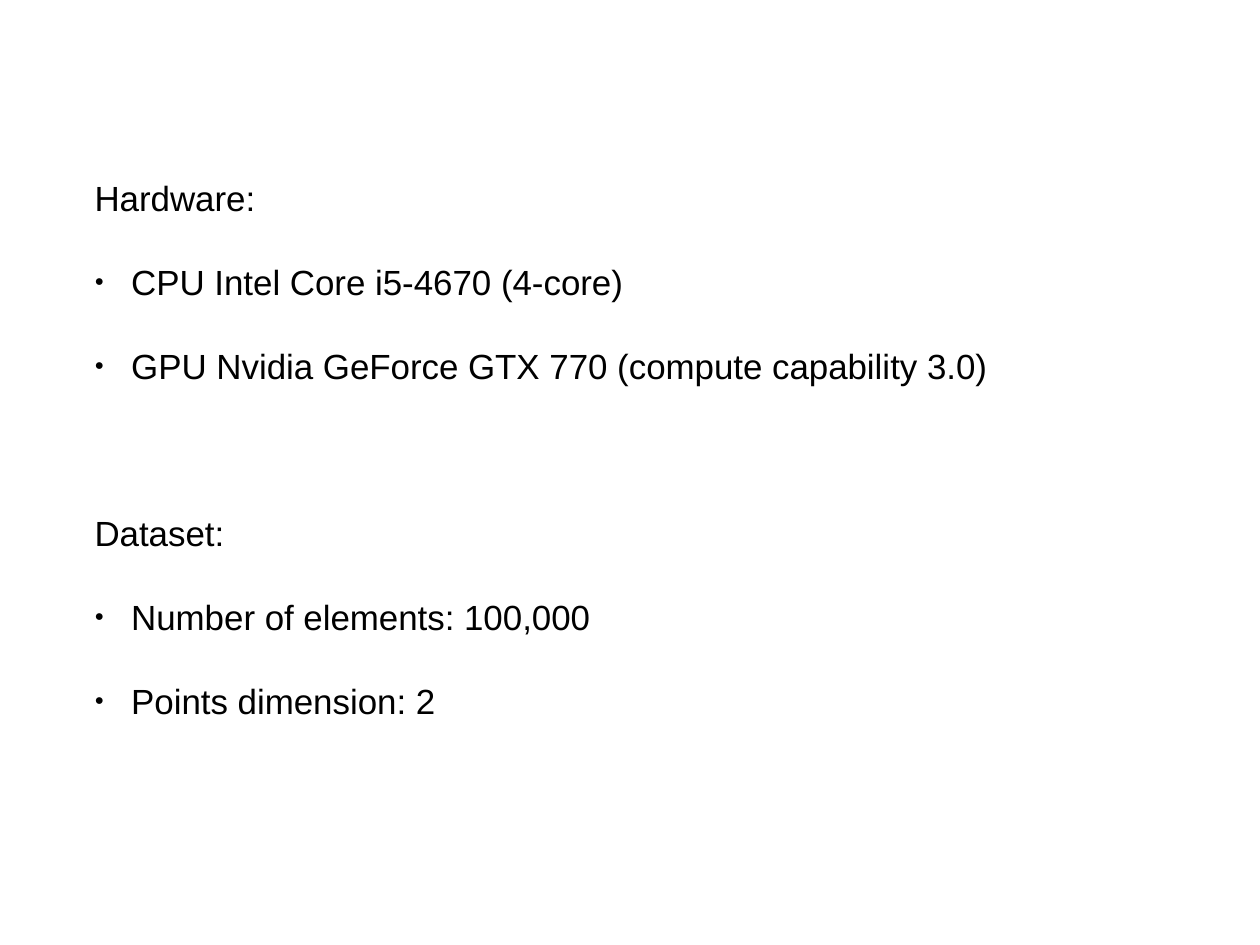
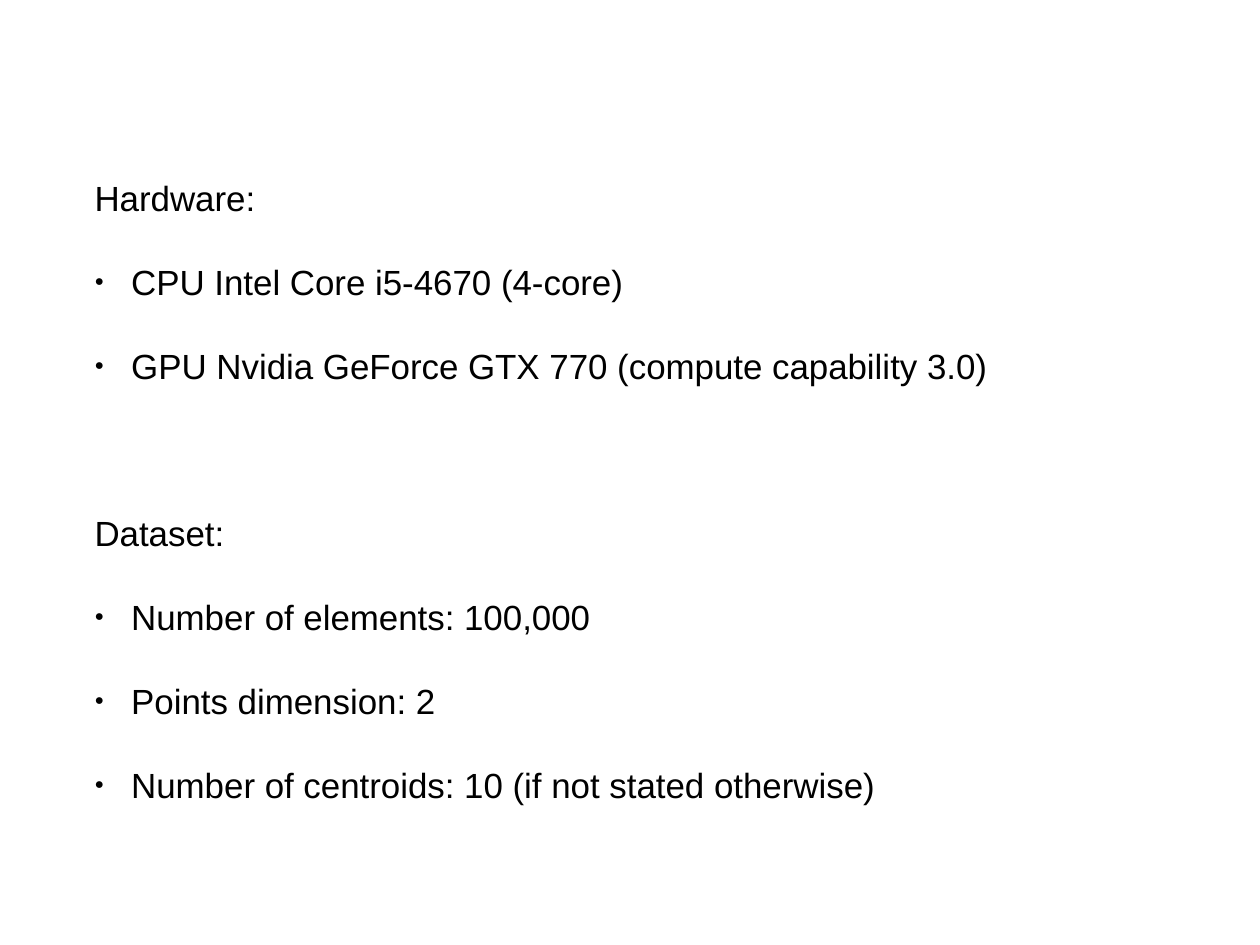
Before and after one commit to marcodiri/PC_cpp-k-means-clustering, a slide deck: slide 13 of report/presentation.odp. Drawn at 1260x945 pixels with LibreOffice and Linux fonts; fonts in the diff are those of the drawing; background and template pictures are left out. Boxes give left, top, right and bottom in pixels: in the first picture for what was removed or moved away, otherwise in the second. Text is boxed around its words. In the diff, an @@ line names an element or a change of style, - is before the commit and + after.

Commit message:
updated presentation with varying centroids test

```diff
--- a/report/presentation.odp
+++ b/report/presentation.odp
@@ text at bbox=[131, 772, 875, 804]: paragraph added @@
+● Number of centroids: 10 (if not stated otherwise)
```
Also in this commit, not shown: 1 other slide changed, 1 slide added, 1 other file.
